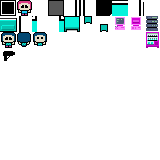
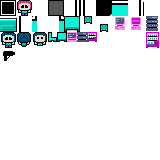
Layer changes from the first 160x160 image to the second:
added layer "Layer 3" above "Layer 2" over [87, 32, 97, 42]
added layer "Layer 1" above "Person copy 2" over [77, 32, 87, 42]
painted on "Person copy 2" over [48, 32, 77, 42]
